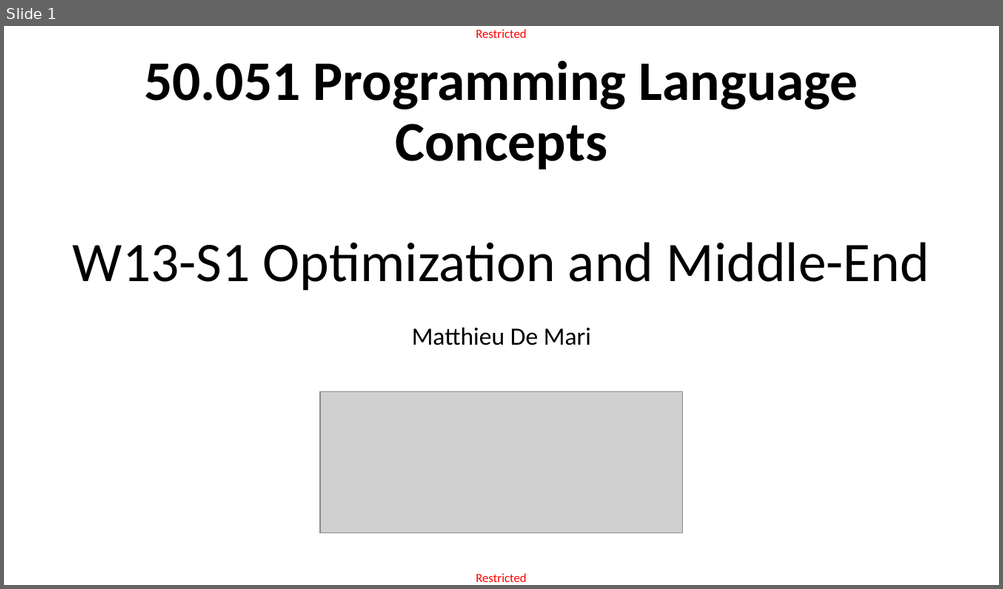
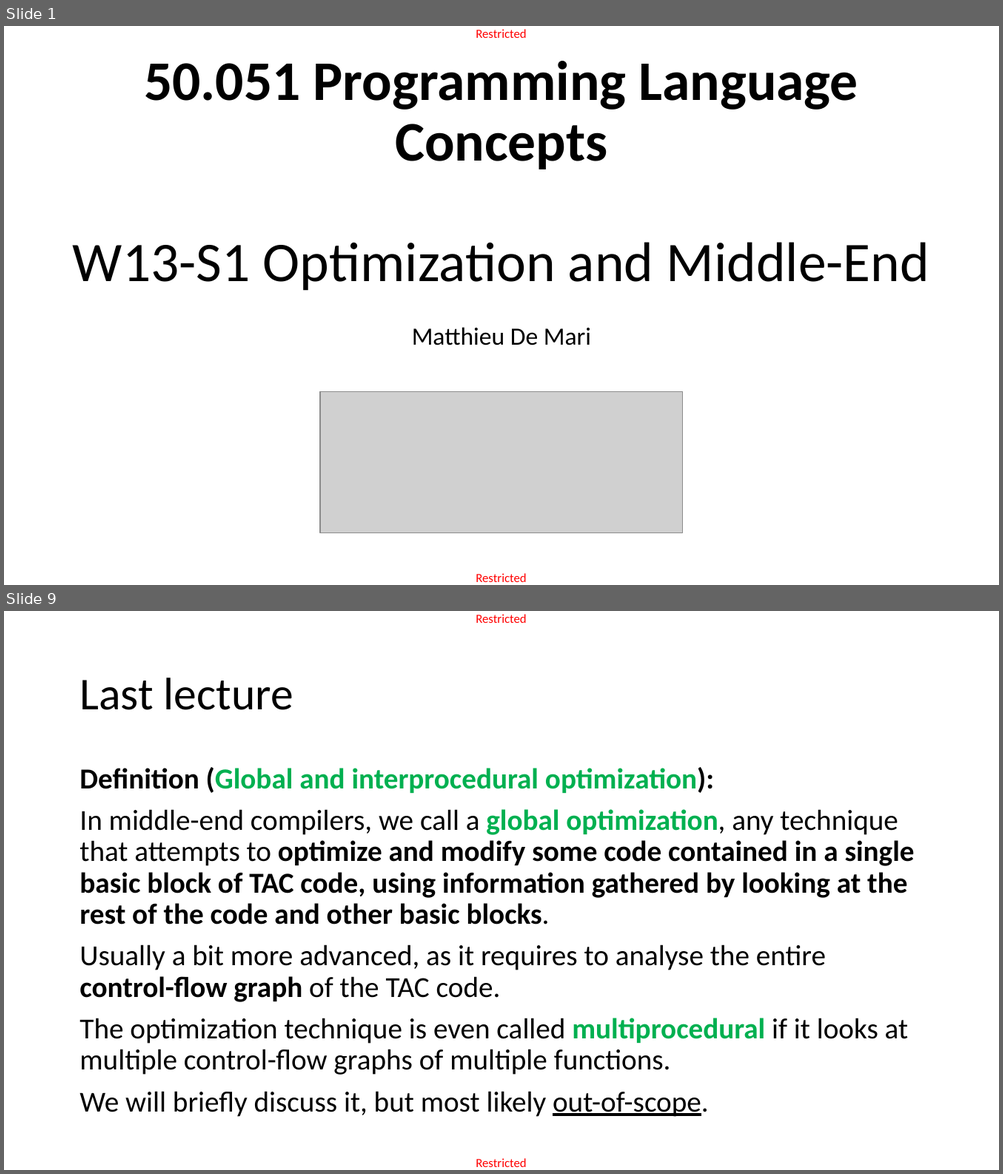
Before and after one commit to matthieudemari/SUTD_PLC_50_051, a slide deck: W13/W13S1/W13S1.pptx. Shown one above the other, each under a label of ours: slide 1 before the commit, slides 1 and 9 after it; the slides between them are not shown. The pictures are 1003x589 and 1003x1174 pixels, drawn with LibreOffice and Linux fonts; fonts in the diff are those of the drawing; grey boxes stand for pictures. Boxes give left, top, right and bottom in pixels: in the first picture for what was removed or moved away, otherwise in the second. Text is boxed around its words. In the diff, an @@ line names an element or a change of style, - is before the commit and + after.

```diff
--- a/W13/W13S1/W13S1.pptx
+++ b/W13/W13S1/W13S1.pptx
@@ slide 9 added at (x1=4, y1=611, x2=999, y2=1170), background #FFFFFF; not listed: 2 template elements that a slide beside it also shows @@
@@ title added at (x1=79, y1=678, x2=293, y2=710), 44 pt, text #000000 @@
+Last lecture
@@ text added at (x1=79, y1=767, x2=914, y2=1117), 28 pt, text #000000 @@
+Definition (Global and interprocedural optimization):
+In middle-end compilers, we call a global optimization, any technique that attempts to optimize and modify some code contained in a single basic block of TAC code, using information gathered by looking at the rest of the code and other basic blocks.
+Usually a bit more advanced, as it requires to analyse the entire control-flow graph of the TAC code.
+The optimization technique is even called multiprocedural if it looks at multiple control-flow graphs of multiple functions.
+We will briefly discuss it, but most likely out-of-scope.
```
Also in this commit, not shown: 85 other slides added, 6 other files.
